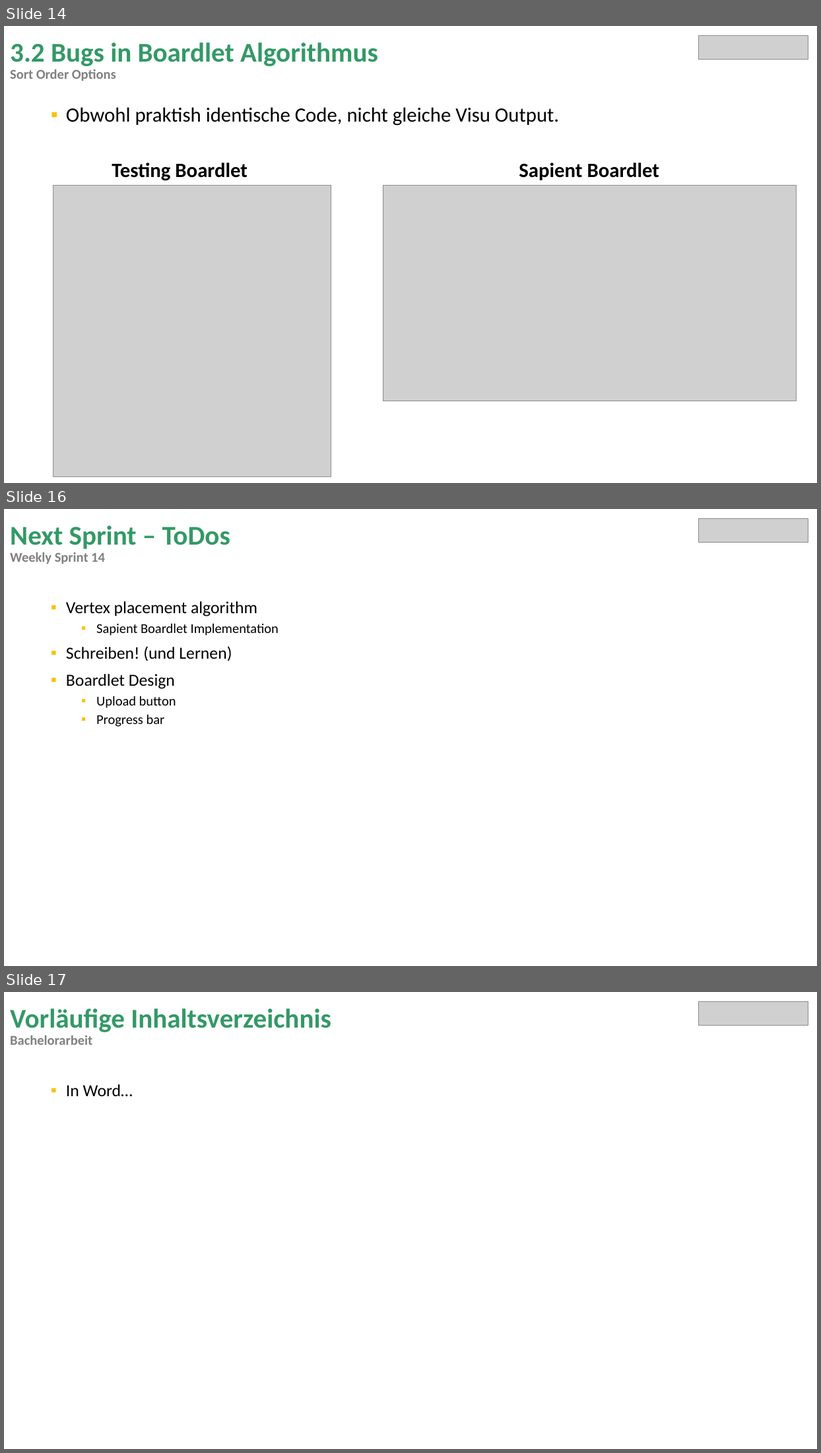
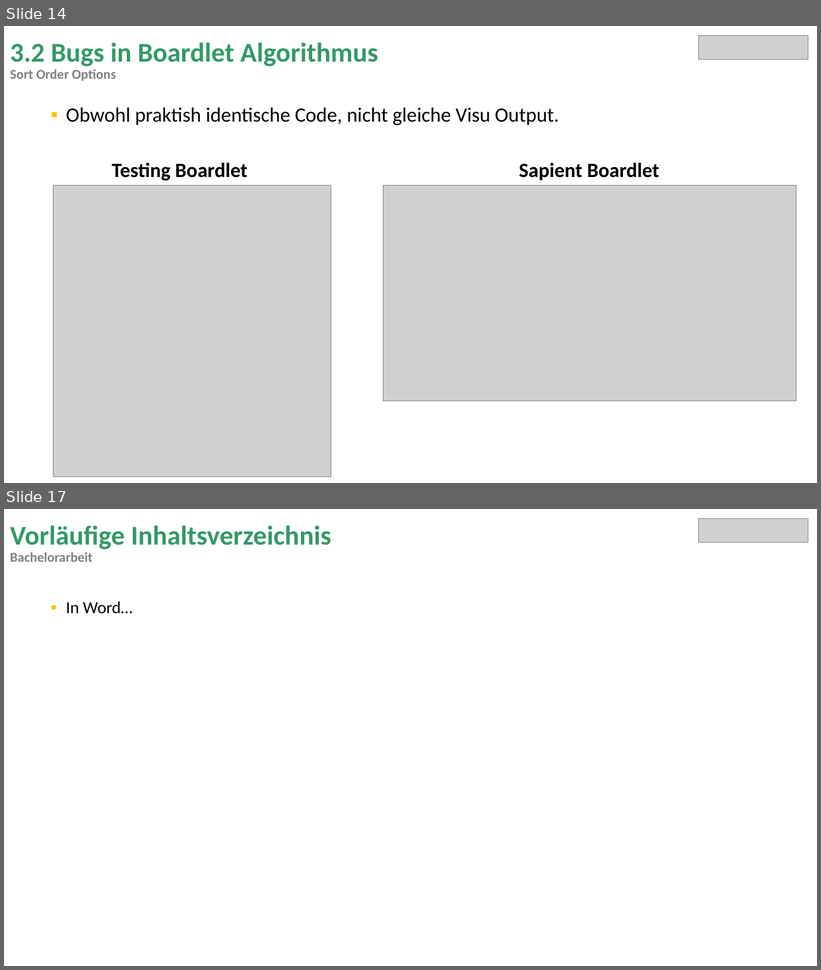
Before and after one commit to miguelrk/tum-mw-bachelorarbeit, a slide deck: 3 Entwicklungsphase/weekly_meeting_14.pptx. Shown one above the other, each under a label of ours: slides 14, 16 and 17 before the commit, slides 14 and 17 after it; the slides between them are not shown. The pictures are 821x1453 and 821x970 pixels, drawn with LibreOffice and Linux fonts; fonts in the diff are those of the drawing; grey boxes stand for pictures. Boxes give left, top, right and bottom in pixels: in the first picture for what was removed or moved away, otherwise in the second. Text is boxed around its words. In the diff, an @@ line names an element or a change of style, - is before the commit and + after.

```diff
--- a/3 Entwicklungsphase/weekly_meeting_14.pptx
+++ b/3 Entwicklungsphase/weekly_meeting_14.pptx
@@ slide 16 removed at bbox=[4, 509, 817, 966], background #FFFFFF @@
@@ title removed at bbox=[10, 525, 230, 564] @@
-Next Sprint – ToDos
-Weekly Sprint 14
@@ picture removed at bbox=[699, 518, 809, 542] @@
@@ text removed at bbox=[66, 601, 279, 727] @@
-▪ Vertex placement algorithm
-  ▪ Sapient Boardlet Implementation
-▪ Schreiben! (und Lernen)
-▪ Boardlet Design
-  ▪ Upload button
-  ▪ Progress bar
```
Also in this commit, not shown: 5 slides changed, 3 slides added, 1 other slide removed, 9 other files.
